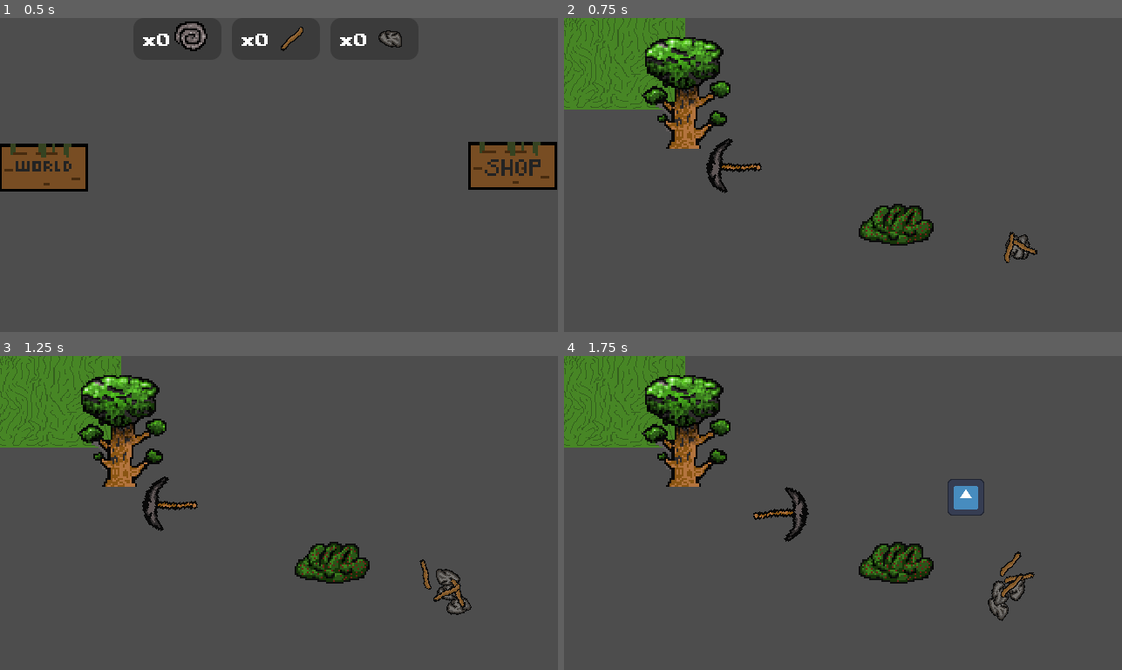
Above: before the commit, frames 1-4 (two rows, left to right).
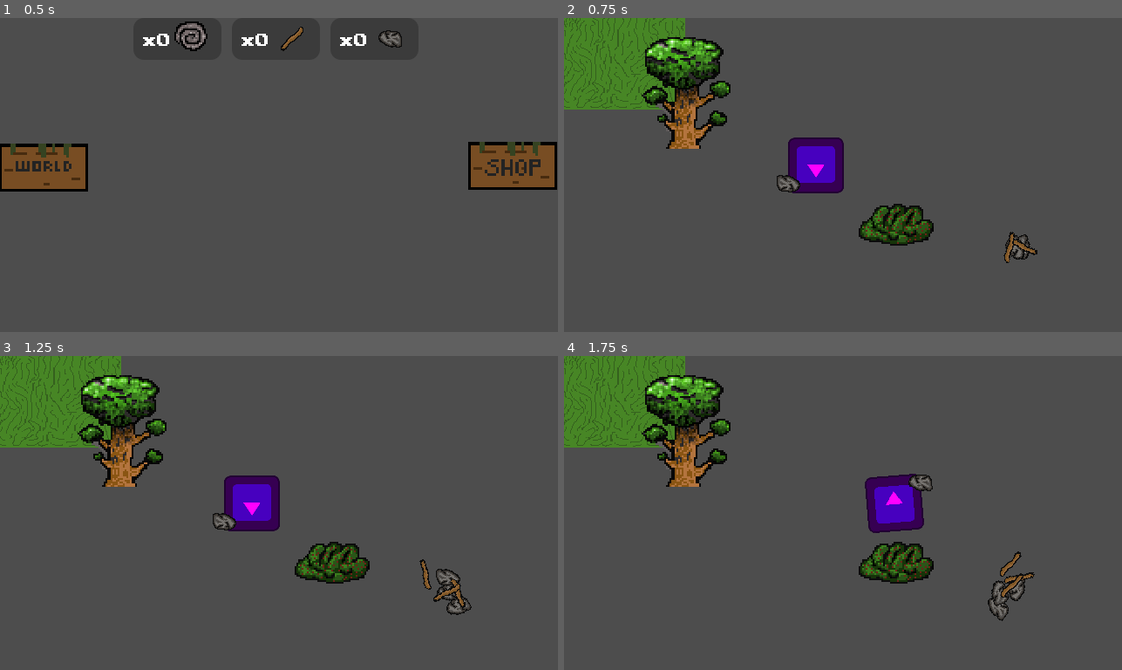
Above: after the commit, the same moments.

Repository: age-of-asparagus/click
Game: Godot game, scene res://sticks_and_stones.tscn
Same seed, same stepped clock (60 frames per second), same inputs: the game is played once before the commit and once after it. The engine's default icon, where the game draws it, is replaced by a stand-in: a white triangle on a blue panel in a dark square.
Inputs (mouse positions are in pixels of both pictures, inside the frame that each line leads up to):
- Up to frame 1 (0.5 s): no input
- Up to frame 2 (0.75 s): click (608, 165) at 0.5 s
- Up to frame 3 (1.25 s): no input
- Up to frame 4 (1.75 s): move the mouse to (965, 497) at 1.27 s; press the mouse at (965, 497) at 1.28 s; hold Right (ui_right) from 1.28 s (still down); tap Space (shoot) at 1.55 s

Frame 1 is identical in both runs. In frame 2, 2.2% of the frame differs, in the area x 25-51%, y 38-56%; in frame 3, 2.2%; in frame 4, 2.6%, in the area x 33-76%, y 37-60%.

Commit message:
Add ability to throw stones

Diff:
--- a/Character.gd
+++ b/Character.gd
@@ -1,50 +1,28 @@
 extends CharacterBody2D
 
-@export var speed = 100
-
-#@onready var sprite: Sprite2D = $Sprite
-@export var max_speed: = 500.0
-
-const SPRITE_ROTATION_OFFSET := -0.35  # radians
-const ROTATION_INERTIA := 400.0
-const DISTANCE_THRESHOLD: = 3.0
-const SLOW_RADIUS = 300
-const ROTATION_SPEED = 2.0
-const MOVEMENT_SPEED = 300.0
-var target_global_pos: Vector2 = Vector2.ZERO
+@export var speed := 200
+@export var Ammo : PackedScene
 
 var rotation_direction = 0
 var movement_direction = 0
 var target_rotation = 0
 
-func get_input():
-	target_rotation = get_global_mouse_position().angle_to_point(position)
-
+func _physics_process(delta):
+	rotation = get_global_mouse_position().angle_to_point(position) - PI
 	var input_direction = Input.get_vector("ui_left", "ui_right", "ui_up", "ui_down")
 	velocity = input_direction * speed
+	move_and_slide()
 
+	if Input.is_action_just_pressed("shoot"):
+		shoot()
 
-func _physics_process(delta):
-	get_input()
-#	rotation = lerp_angle(rotation, target_rotation, delta)
-	rotation = target_rotation
+func shoot():
+	if Global.stones >= 1:
+		var projectile = Ammo.instantiate()
+		get_tree().get_root().add_child(projectile)
 
-#	if Input.is_action_pressed("click"):
-#		target_global_pos = get_global_mouse_position()
-#	if global_position.distance_to(target_global_pos) < DISTANCE_THRESHOLD:
-#		set_physics_process(false)
-#
-#	velocity = Steering.arrive_to(
-#		velocity,
-#		global_position,
-#		target_global_pos,
-#		max_speed,
-#		SLOW_RADIUS
-#	)
-#
-	move_and_slide()
-#	sprite.rotation = velocity.angle() + SPRITE_ROTATION_OFFSET
-
+		projectile.global_transform = $Hand.global_transform
+		Global.stones -= 1
 
 func _on_clicker_detector_area_shape_entered(area_rid, area, area_shape_index, local_shape_index):
 	print("Clicker!")
--- a/Overworld.tscn
+++ b/Overworld.tscn
@@ -1,11 +1,10 @@
-[gd_scene load_steps=8 format=3 uid="uid://desrfuxxfdiqd"]
+[gd_scene load_steps=7 format=3 uid="uid://desrfuxxfdiqd"]
 
 [ext_resource type="Texture2D" uid="uid://d38qithmo447d" path="res://Assets/test_grass.png" id="1_56jsv"]
 [ext_resource type="PackedScene" uid="uid://bnxk250itntev" path="res://character.tscn" id="3_r33um"]
 [ext_resource type="Texture2D" uid="uid://clvlilqfj6uik" path="res://Assets/berry_bush.png" id="4_3c70p"]
 [ext_resource type="Texture2D" uid="uid://b2rnhoxom400x" path="res://Assets/Tree_1.png" id="4_emnnw"]
-[ext_resource type="PackedScene" uid="uid://cr0bf2jkb3cav" path="res://UI/Target.tscn" id="4_s71j7"]
-[ext_resource type="PackedScene" uid="uid://b1a4rr8aancd" path="res://ClickerObject.tscn" id="5_a3yow"]
+[ext_resource type="PackedScene" uid="uid://88j620xo565l" path="res://ClickerObject.tscn" id="5_a3yow"]
 
 [sub_resource type="CircleShape2D" id="CircleShape2D_s10l6"]
 radius = 8.01561
@@ -20,13 +19,11 @@
 scale = Vector2(1.14062, 0.882812)
 texture = ExtResource("1_56jsv")
 
-[node name="Target" parent="." instance=ExtResource("4_s71j7")]
-visible = false
-
 [node name="YSort" type="Node2D" parent="."]
 y_sort_enabled = true
 
 [node name="Character" parent="YSort" instance=ExtResource("3_r33um")]
+position = Vector2(289, 169)
 
 [node name="BerryBush" type="Sprite2D" parent="YSort"]
 position = Vector2(381, 233)
@@ -62,3 +59,4 @@
 
 [node name="ClickerObject" parent="YSort" instance=ExtResource("5_a3yow")]
 position = Vector2(514, 267)
+collision_layer = 32
--- /dev/null
+++ b/Weapons/Rock.gd
@@ -0,0 +1,6 @@
+extends Area2D
+
+@export var speed := 500
+
+func _physics_process(delta):
+	position += transform.x * speed * delta
--- /dev/null
+++ b/Weapons/Rock.tscn
@@ -0,0 +1,19 @@
+[gd_scene load_steps=4 format=3 uid="uid://b6jvrrjyywqat"]
+
+[ext_resource type="Script" path="res://Weapons/Rock.gd" id="1_em30j"]
+[ext_resource type="Texture2D" uid="uid://vd3un27assnc" path="res://Assets/Stone_material-1.png.png" id="2_fv3vk"]
+
+[sub_resource type="CircleShape2D" id="CircleShape2D_55wew"]
+radius = 11.0
+
+[node name="Area2D" type="Area2D"]
+texture_filter = 1
+collision_layer = 4
+collision_mask = 8
+script = ExtResource("1_em30j")
+
+[node name="StoneMaterial-1png" type="Sprite2D" parent="."]
+texture = ExtResource("2_fv3vk")
+
+[node name="CollisionShape2D" type="CollisionShape2D" parent="."]
+shape = SubResource("CircleShape2D_55wew")
--- a/character.tscn
+++ b/character.tscn
@@ -1,35 +1,41 @@
-[gd_scene load_steps=5 format=3 uid="uid://bnxk250itntev"]
+[gd_scene load_steps=7 format=3 uid="uid://bnxk250itntev"]
 
 [ext_resource type="Script" path="res://Character.gd" id="1_wojax"]
-[ext_resource type="Texture2D" uid="uid://c7pqdb0eo2j4p" path="res://Assets/Pickaxe_item.png" id="2_acctd"]
+[ext_resource type="PackedScene" uid="uid://b6jvrrjyywqat" path="res://Weapons/Rock.tscn" id="2_lkiax"]
+[ext_resource type="Texture2D" uid="uid://bv07clnvikwhh" path="res://icon.svg" id="3_pm0wf"]
+[ext_resource type="Texture2D" uid="uid://vd3un27assnc" path="res://Assets/Stone_material-1.png.png" id="4_ja75j"]
 
-[sub_resource type="CapsuleShape2D" id="CapsuleShape2D_1xmpn"]
-height = 20.0
+[sub_resource type="RectangleShape2D" id="RectangleShape2D_kfdxv"]
+size = Vector2(58, 58)
 
 [sub_resource type="CircleShape2D" id="CircleShape2D_jq2qw"]
+radius = 20.0998
 
 [node name="Character" type="CharacterBody2D"]
-position = Vector2(199, 176)
-scale = Vector2(2, 2)
 collision_mask = 2
 script = ExtResource("1_wojax")
-metadata/_edit_group_ = true
+Ammo = ExtResource("2_lkiax")
 
 [node name="Sprite" type="Sprite2D" parent="."]
-rotation = -0.565487
-texture = ExtResource("2_acctd")
+modulate = Color(1, 0, 1, 1)
+scale = Vector2(0.5, 0.5)
+texture = ExtResource("3_pm0wf")
 
 [node name="CollisionShape2D" type="CollisionShape2D" parent="."]
-position = Vector2(-1, -4)
-shape = SubResource("CapsuleShape2D_1xmpn")
+shape = SubResource("RectangleShape2D_kfdxv")
 
 [node name="ClickerDetector" type="Area2D" parent="."]
 collision_layer = 0
-collision_mask = 4
+collision_mask = 32
 metadata/_edit_group_ = true
 
 [node name="CollisionShape2D" type="CollisionShape2D" parent="ClickerDetector"]
-position = Vector2(-1, -4)
 shape = SubResource("CircleShape2D_jq2qw")
 
+[node name="Hand" type="Marker2D" parent="."]
+position = Vector2(32, -21)
+
+[node name="StoneMaterial-1png" type="Sprite2D" parent="Hand"]
+texture = ExtResource("4_ja75j")
+
 [connection signal="area_shape_entered" from="ClickerDetector" to="." method="_on_clicker_detector_area_shape_entered"]
--- a/project.godot
+++ b/project.godot
@@ -64,8 +64,22 @@
 shoot={
 "deadzone": 0.5,
 "events": [Object(InputEventKey,"resource_local_to_scene":false,"resource_name":"","device":-1,"window_id":0,"alt_pressed":false,"shift_pressed":false,"ctrl_pressed":false,"meta_pressed":false,"pressed":false,"keycode":0,"physical_keycode":32,"key_label":0,"unicode":32,"echo":false,"script":null)
+, Object(InputEventMouseButton,"resource_local_to_scene":false,"resource_name":"","device":-1,"window_id":0,"alt_pressed":false,"shift_pressed":false,"ctrl_pressed":false,"meta_pressed":false,"button_mask":0,"position":Vector2(0, 0),"global_position":Vector2(0, 0),"factor":1.0,"button_index":1,"pressed":false,"double_click":false,"script":null)
 ]
 }
+
+[layer_names]
+
+2d_physics/layer_1="Player"
+2d_physics/layer_2="World"
+2d_physics/layer_3="Weapons"
+2d_physics/layer_4="Enemies"
+2d_physics/layer_5="Collectables"
+2d_physics/layer_6="Interactables"
+
+[physics]
+
+2d/default_gravity_vector=Vector2(0, 0)
 
 [rendering]
 
